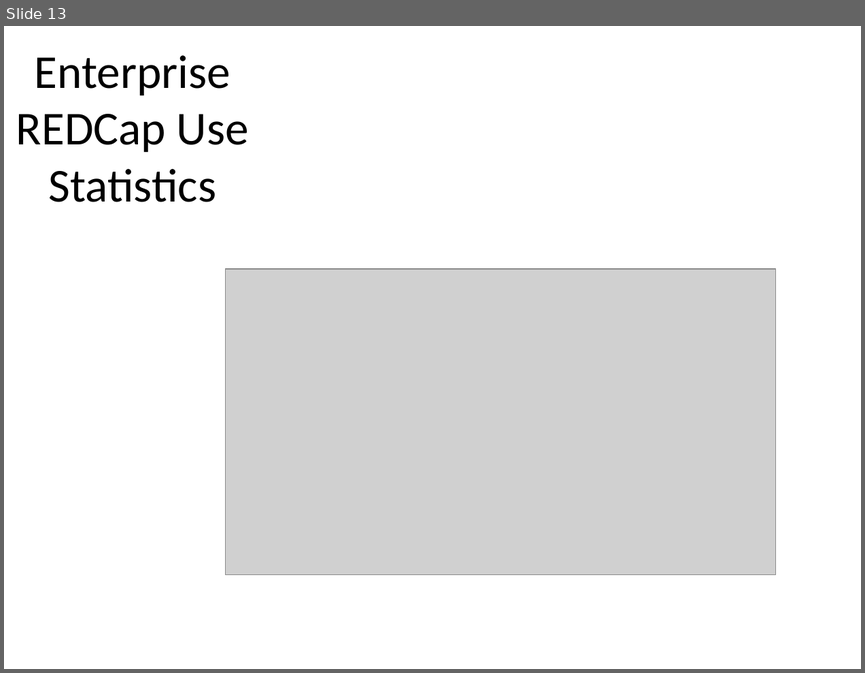
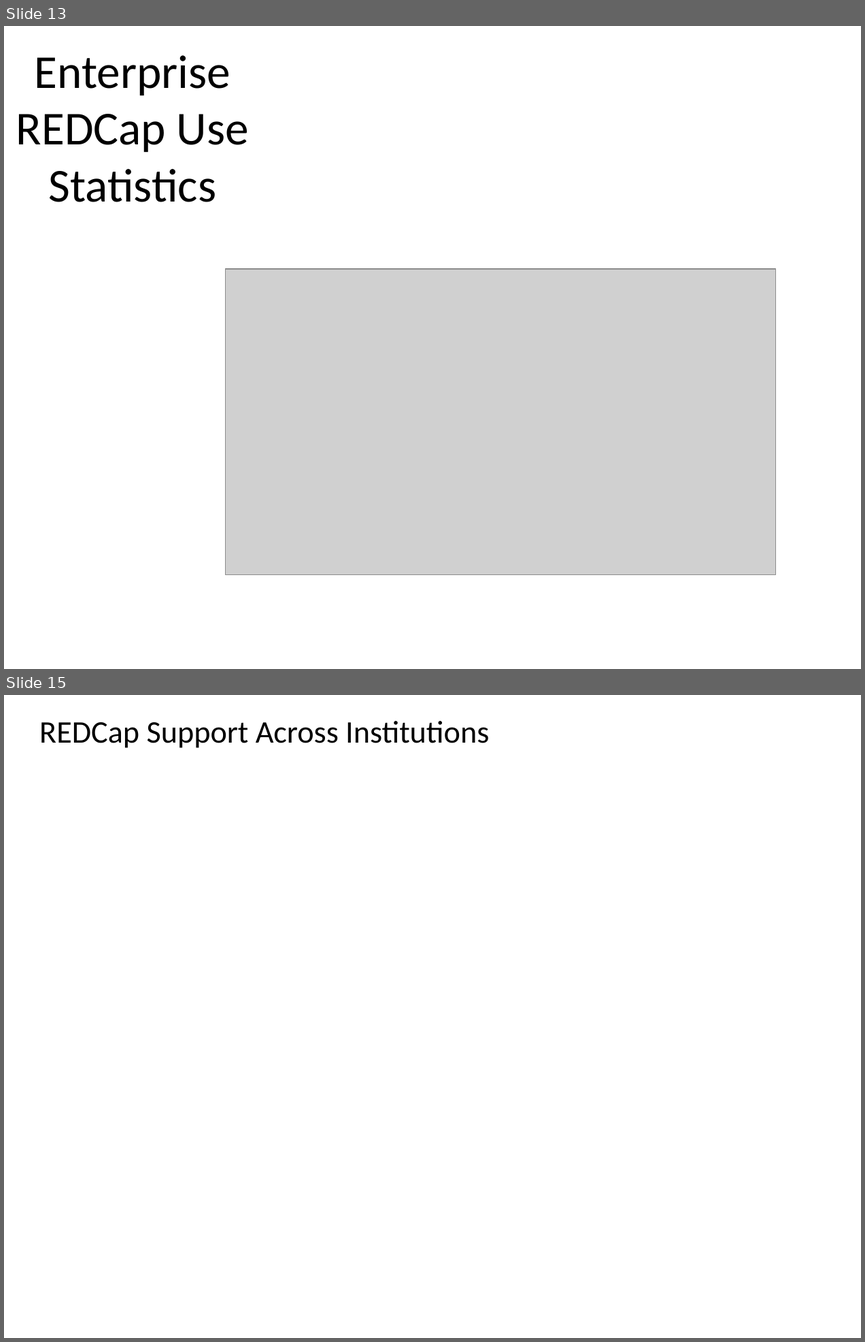
Before and after one commit to OuhscBbmc/RedcapGovernanceDocs, a slide deck: agendas/2016-04-redcap-governance-meeting.pptx. Shown one above the other, each under a label of ours: slide 13 before the commit, slides 13 and 15 after it; the slides between them are not shown. The pictures are 865x673 and 865x1342 pixels, drawn with LibreOffice and Linux fonts; fonts in the diff are those of the drawing; grey boxes stand for pictures; background and template pictures are left out. Boxes give left, top, right and bottom in pixels: in the first picture for what was removed or moved away, otherwise in the second. Text is boxed around its words. In the diff, an @@ line names an element or a change of style, - is before the commit and + after.

```diff
--- a/agendas/2016-04-redcap-governance-meeting.pptx
+++ b/agendas/2016-04-redcap-governance-meeting.pptx
@@ slide 15 added at (4, 695, 861, 1338), background picture (left out) @@
@@ text added at (39, 721, 489, 748), 26.4 pt, text #000000 @@
+REDCap Support Across Institutions
```
Also in this commit, not shown: 1 other slide added, 2 other files.
